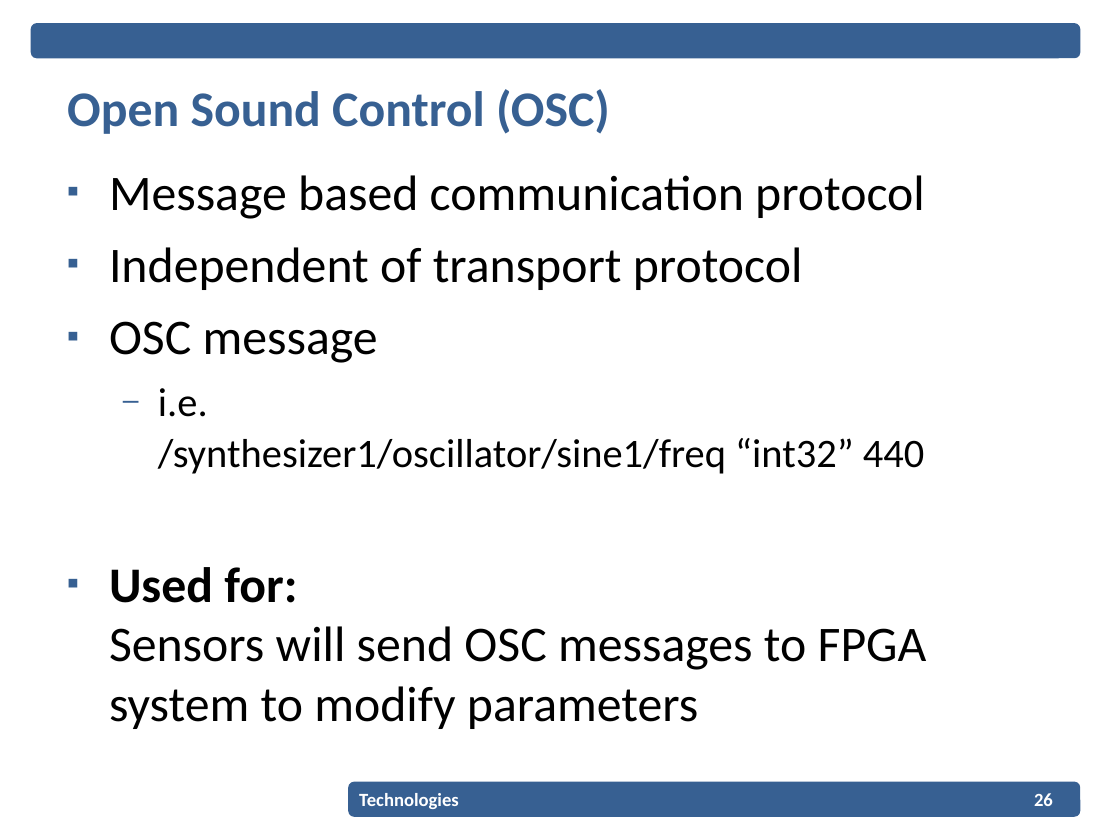
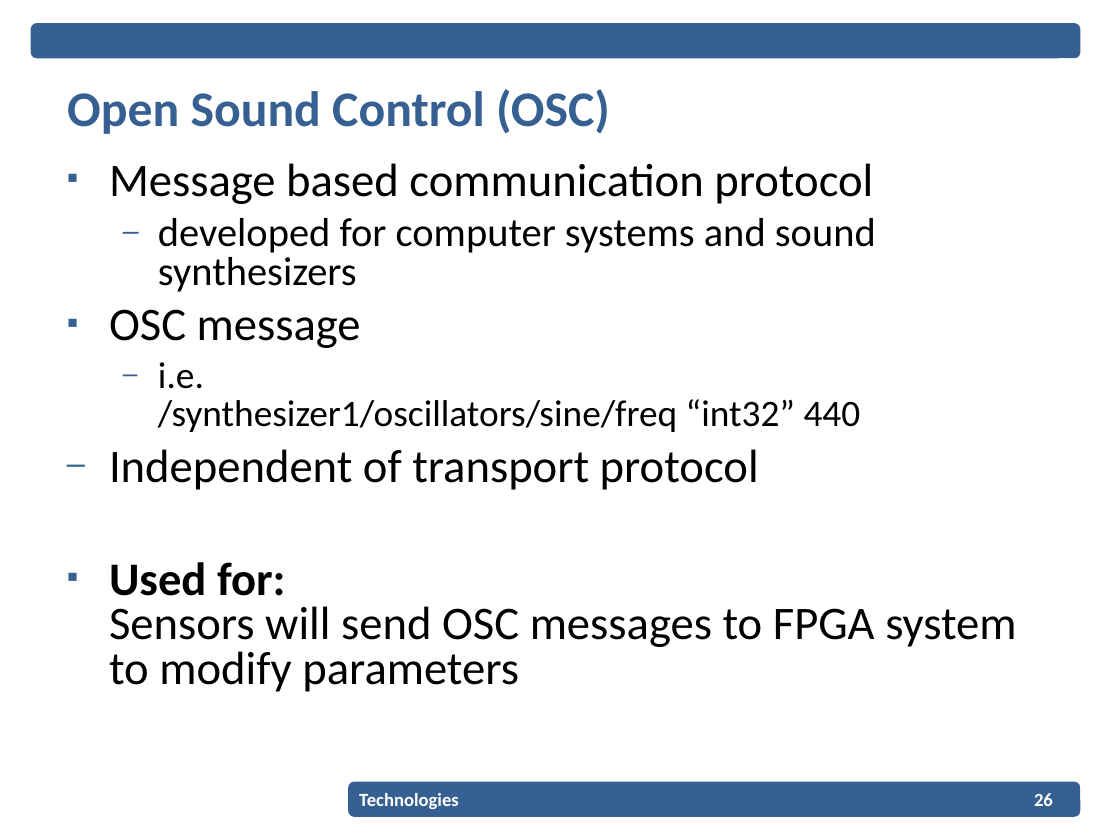
Before and after one commit to EPiCS/soundgates, a slide deck: slide 26 of documents/projectplan-presentation/Projectplan_Presentation.ppt. Drawn at 1120x840 pixels with LibreOffice and Linux fonts; fonts in the diff are those of the drawing; background and template pictures are left out. Boxes give left, top, right and bottom in pixels: in the first picture for what was removed or moved away, otherwise in the second. Text is boxed around its words. In the diff, an @@ line names an element or a change of style, - is before the commit and + after.

```diff
--- a/documents/projectplan-presentation/Projectplan_Presentation.ppt
+++ b/documents/projectplan-presentation/Projectplan_Presentation.ppt
@@ text at [109,163,1016,692]: size 32 to 30 pt in "Message based communication protocol", "Independent of transport protocol", "Used for: Sensors will send OSC messages ..."; line spacing 1 to 0.8; bullet ▪ to – @@
@@ text at [109,218,876,432]: paragraphs added @@
+  – developed for computer systems and sound synthesizers
+▪ OSC message
+  – i.e.
+    /synthesizer1/oscillators/sine/freq “int32” 440
@@ text at [109,321,924,474]: paragraphs removed @@
-▪ OSC message
-  – i.e.
-    /synthesizer1/oscillator/sine1/freq “int32” 440
```
Also in this commit, not shown: 8 other slides changed, 4 slides added, 3 slides removed, 1 other file.
